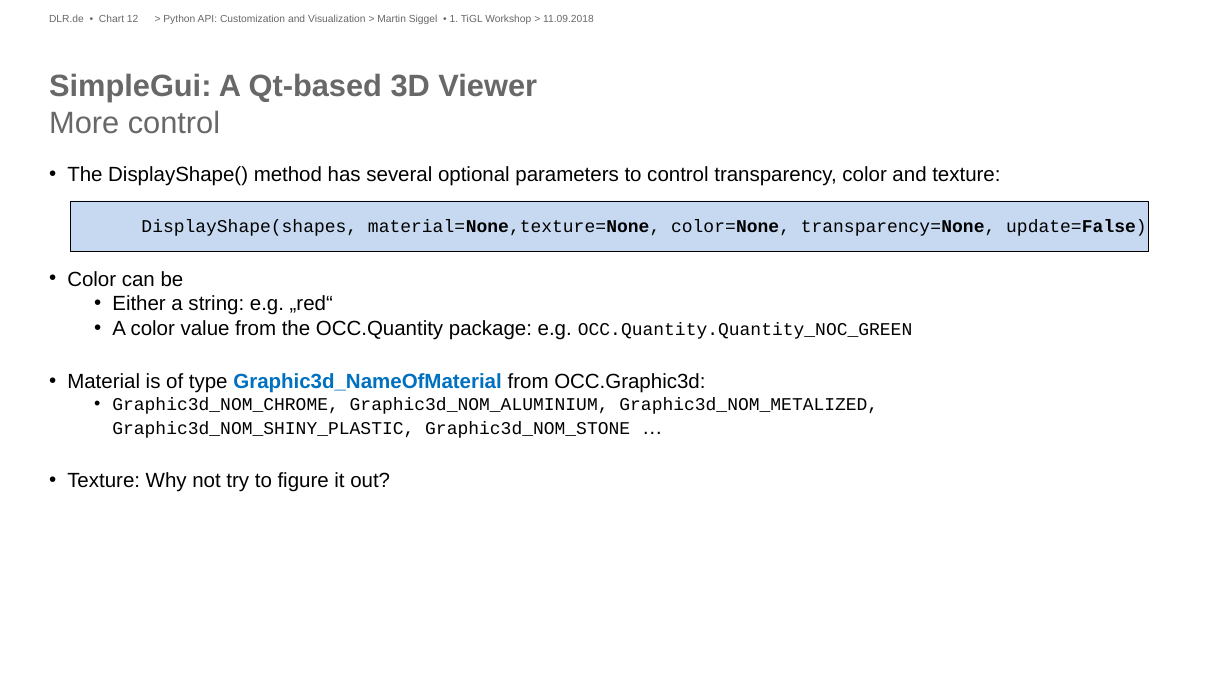
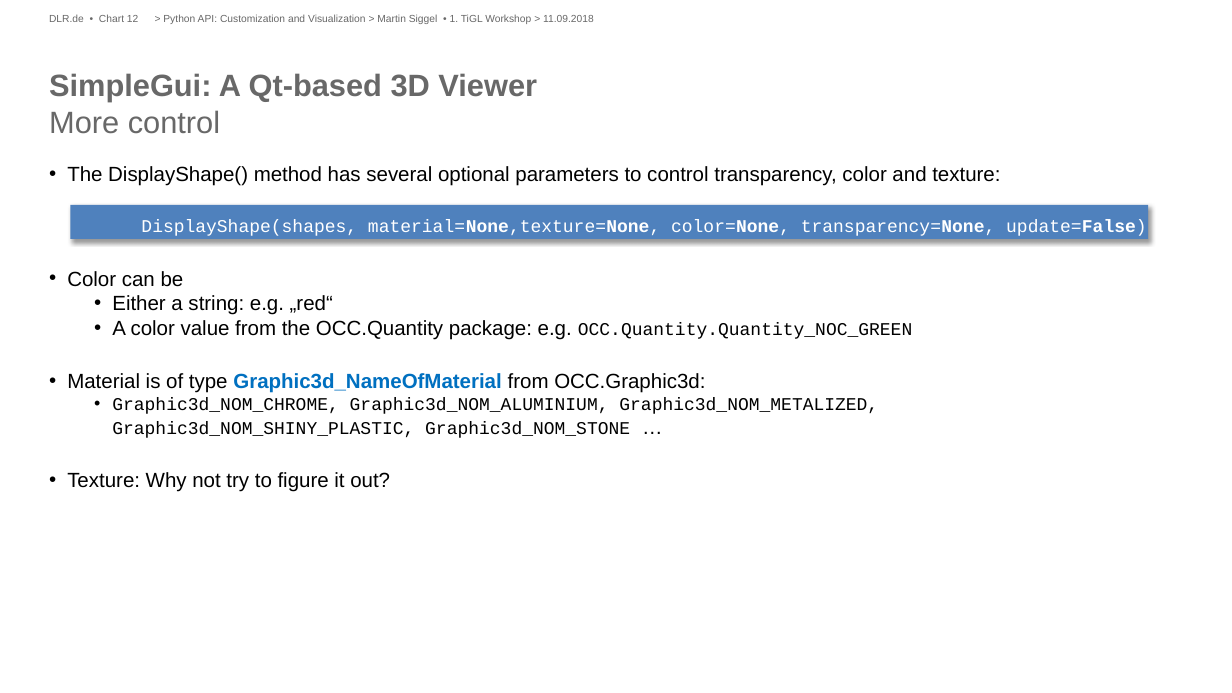
Before and after one commit to ganeshvivek/tigl-workshop, a slide deck: slide 12 of Presentations/Python API-Customization-Visualization.pptx. Drawn at 1232x693 pixels with LibreOffice and Linux fonts; fonts in the diff are those of the drawing; background and template pictures are left out. Boxes give left, top, right and bottom in pixels: in the first picture for what was removed or moved away, otherwise in the second. Text is boxed around its words. In the diff, an @@ line names an element or a change of style, - is before the commit and + after.

```diff
--- a/Presentations/Python API-Customization-Visualization.pptx
+++ b/Presentations/Python API-Customization-Visualization.pptx
@@ rectangle: place and size @@
-rectangle at box(70, 201, 1148, 252)
+rectangle at box(70, 205, 1148, 239)
@@ rectangle at box(70, 205, 1148, 239): fill #C6D9F1 to #4F81BD; outline #000000 0.75 pt to none; shadow on @@
@@ text at box(141, 220, 1147, 236): text colour #000000 to #FFFFFF in "DisplayShape(shapes, material=None,texture=None, color=None, ..." @@
```
Also in this commit, not shown: 5 other slides changed, 3 other files.
